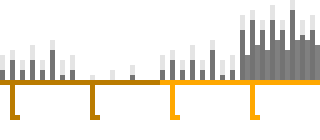
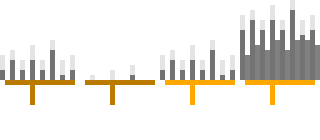
Revision of a layered 320px x 140px image; what changed, layer by layer:
painted on "Layer" over [0, 80, 320, 120]
